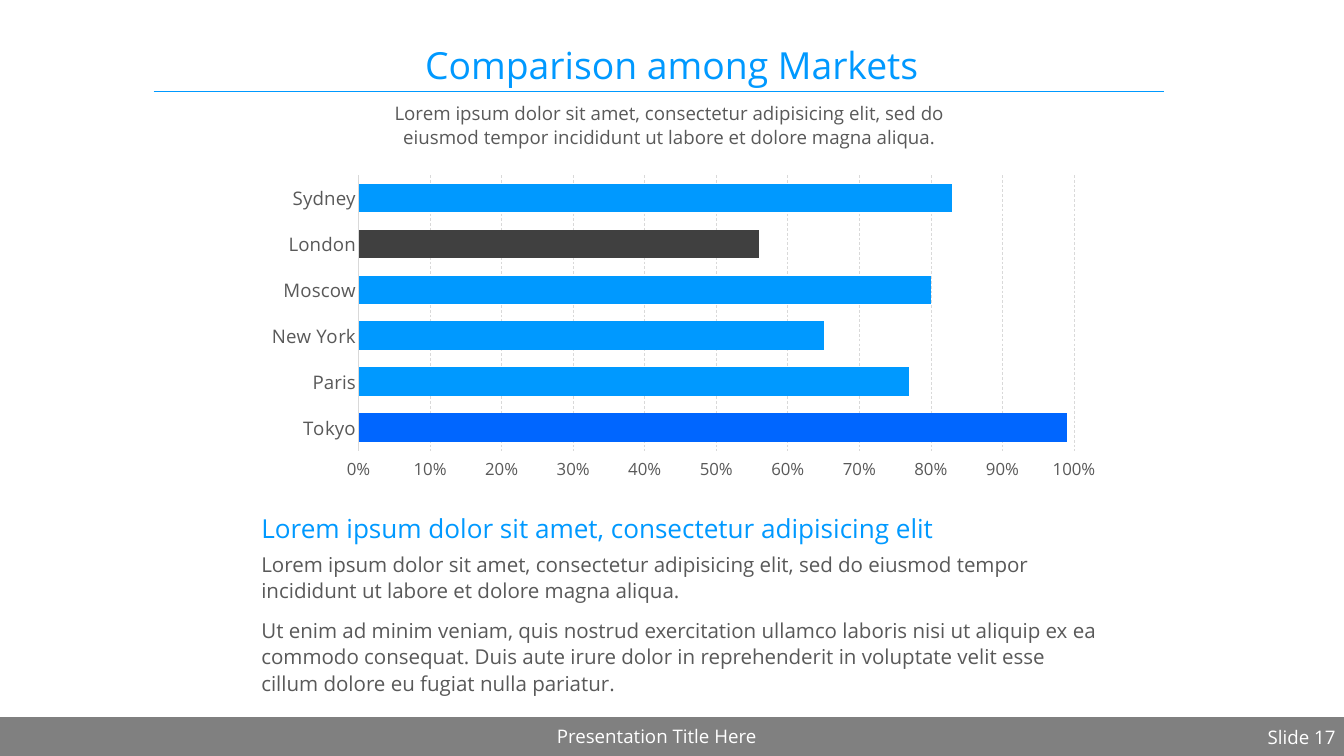
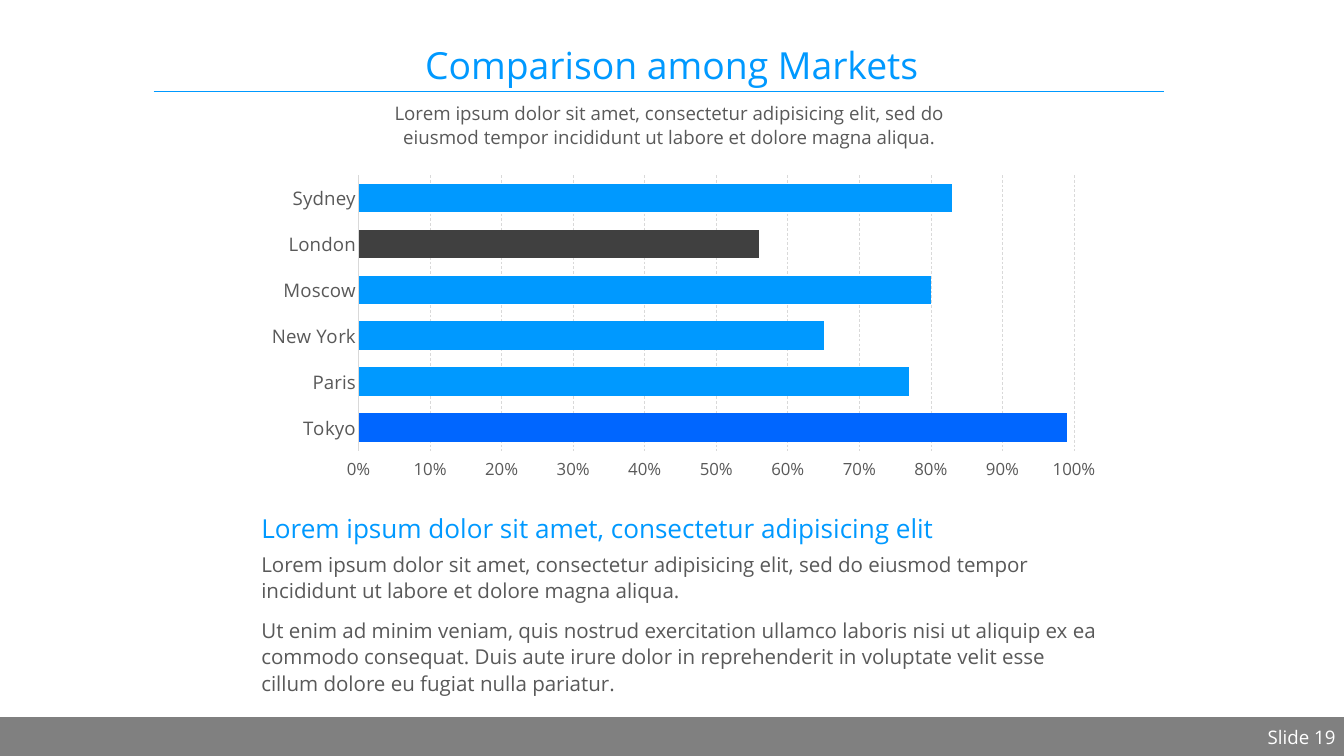
Before and after one commit to zainabaaboumoussa/taketaxi_template, a slide deck: slide 19 of Presentations/TakeTaxi_2018_2019.pptx (slide 17 before the commit). Drawn at 1344x756 pixels with LibreOffice and Linux fonts; fonts in the diff are those of the drawing; background and template pictures are left out. Boxes give left, top, right and bottom in pixels: in the first picture for what was removed or moved away, otherwise in the second. Text is boxed around its words. In the diff, an @@ line names an element or a change of style, - is before the commit and + after.

```diff
--- a/Presentations/TakeTaxi_2018_2019.pptx
+++ b/Presentations/TakeTaxi_2018_2019.pptx
@@ text removed at (x1=557, y1=729, x2=756, y2=743) @@
-Presentation Title Here
@@ page number at (x1=1268, y1=730, x2=1335, y2=744): text changed @@
-Slide 17
+Slide 19
```
Also in this commit, not shown: 11 other slides changed, 3 slides added, 2 slides removed.
